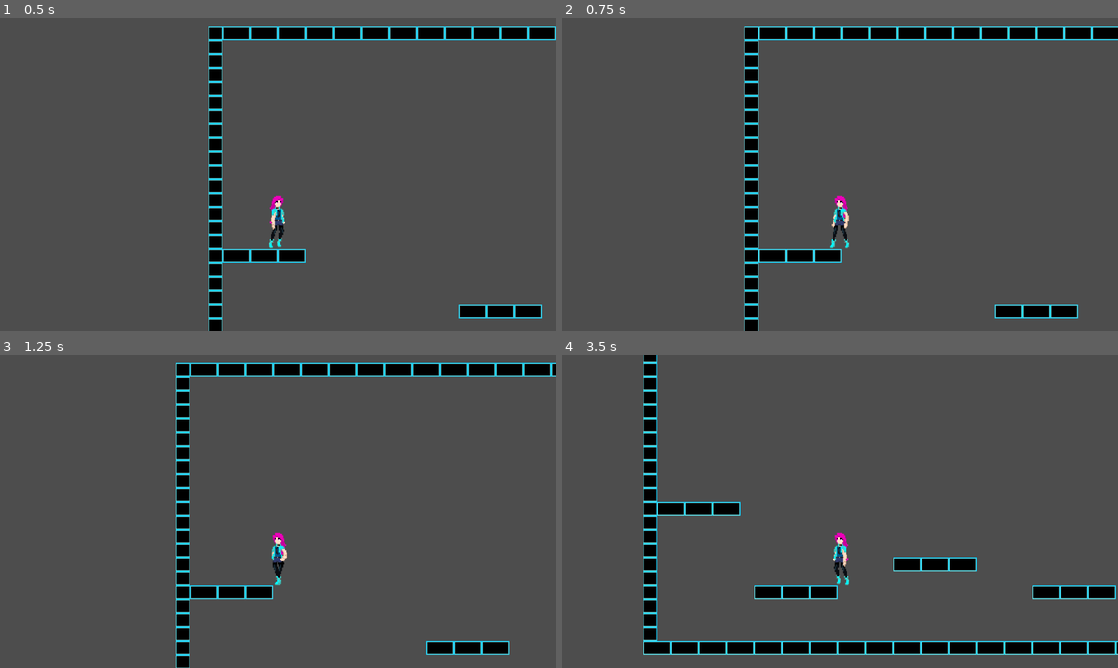
Above: before the commit, frames 1-4 (two rows, left to right).
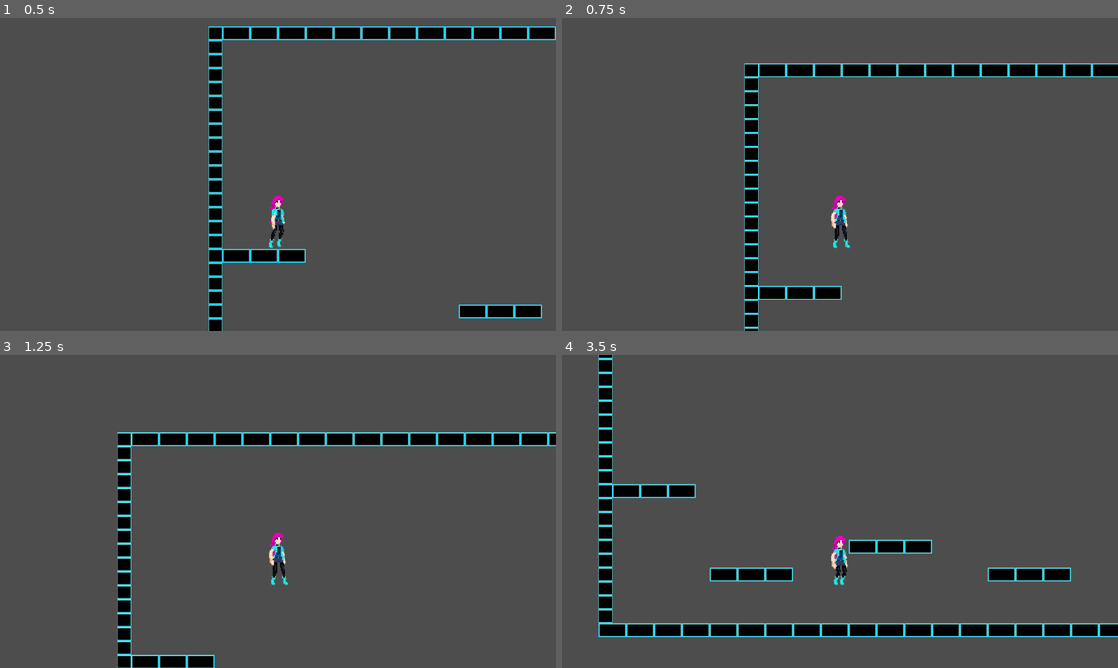
Above: after the commit, the same moments.

Repository: avalynnw/cryptic_dreams
Game: Godot game, scene res://scenes/world.tscn
Same seed, same stepped clock (60 frames per second), same inputs: the game is played once before the commit and once after it.
Inputs:
- Up to frame 1 (0.5 s): no input
- Up to frame 2 (0.75 s): hold D (move_right) from 0.53 s (still down); hold Space (jump) from 0.53 s (still down)
- Up to frame 3 (1.25 s): keep holding D (move_right); keep holding Space (jump)
- Up to frame 4 (3.5 s): release Space (jump) at 1.28 s; tap Space (jump) at 1.35, 1.52, 1.82, 2.85, 3.02, 3.32 s; release D (move_right) at 2.03 s; hold A (move_left) 2.03-2.78 s; hold Space (jump) 2.03-2.78 s; hold D (move_right) from 2.78 s (still down)

Frame 1 is identical in both runs. In frame 2, 9.1% of the frame differs, in the area x 32-100%, y 2-100%; in frame 3, 13%; in frame 4, 18%, in the area x 6-100%, y 0-96%.
Error before the commit: Invalid call to function 'is_playing' in base 'AnimatedSprite2D'. Expected 0 arguments. (res://scripts/player.gd:28)

Commit message:
added jumping animations

Diff:
--- a/project.godot
+++ b/project.godot
@@ -12,7 +12,7 @@
 
 config/name="cryptic_dreams"
 run/main_scene="res://scenes/world.tscn"
-config/features=PackedStringArray("4.3", "GL Compatibility")
+config/features=PackedStringArray("4.2", "GL Compatibility")
 config/icon="res://icon.svg"
 
 [display]
@@ -56,17 +56,17 @@
 
 move_left={
 "deadzone": 0.5,
-"events": [Object(InputEventKey,"resource_local_to_scene":fa …(171 unchanged characters)… keycode":65,"key_label":0,"unicode":97,"location":0,"echo":false,"script":null)
+"events": [Object(InputEventKey,"resource_local_to_scene":fa …(171 unchanged characters)… keycode":65,"key_label":0,"unicode":97,"echo":false,"script":null)
 ]
 }
 move_right={
 "deadzone": 0.5,
-"events": [Object(InputEventKey,"resource_local_to_scene":fa …(172 unchanged characters)… eycode":68,"key_label":0,"unicode":100,"location":0,"echo":false,"script":null)
+"events": [Object(InputEventKey,"resource_local_to_scene":fa …(172 unchanged characters)… eycode":68,"key_label":0,"unicode":100,"echo":false,"script":null)
 ]
 }
 jump={
 "deadzone": 0.5,
-"events": [Object(InputEventKey,"resource_local_to_scene":fa …(171 unchanged characters)… keycode":32,"key_label":0,"unicode":32,"location":0,"echo":false,"script":null)
+"events": [Object(InputEventKey,"resource_local_to_scene":fa …(171 unchanged characters)… keycode":32,"key_label":0,"unicode":32,"echo":false,"script":null)
 ]
 }
 
--- a/scenes/player.tscn
+++ b/scenes/player.tscn
@@ -126,4 +126,4 @@
 scale = Vector2(2.3125, 2.50661)
 sprite_frames = SubResource("SpriteFrames_noreh")
 animation = &"jumping"
-frame_progress = 0.91647
+frame_progress = 0.54464
--- a/scripts/player.gd
+++ b/scripts/player.gd
@@ -21,12 +21,11 @@
 		if velocity.y > 1000:
 			velocity.y = 1000
 
-
 	# Handle jump.
 	# && is_on_floor()
-	if Input.is_action_pressed("jump") && not is_on_floor():
-		_animated_sprite.is_playing("jumping")
+	if Input.is_action_pressed("jump") && is_on_floor():
 		velocity.y = -jump_velocity
+
 
 	# Get the input direction and handle the movement/deceleration.
 	var horizontal_direction = Input.get_axis("move_left", "move_right")
@@ -36,11 +35,18 @@
 		velocity.x = move_toward(velocity.x, 0, speed)
 
 	if Input.is_action_pressed("move_right"):
-		_animated_sprite.play("walking")
+		if not is_on_floor():
+			_animated_sprite.play("jumping")
+		else:
+			_animated_sprite.play("walking")
+		$AnimatedSprite2D.flip_h = false
+	elif Input.is_action_pressed("move_left"):
+		if not is_on_floor():
+			_animated_sprite.play("jumping")
+		else:
+			_animated_sprite.play("walking")
 		$AnimatedSprite2D.flip_h = true
-	elif Input.is_action_pressed("move_left"):
-		_animated_sprite.play("walking")
-		$AnimatedSprite2D.flip_h = false
+
 	else:
 		_animated_sprite.play("idle")
 
